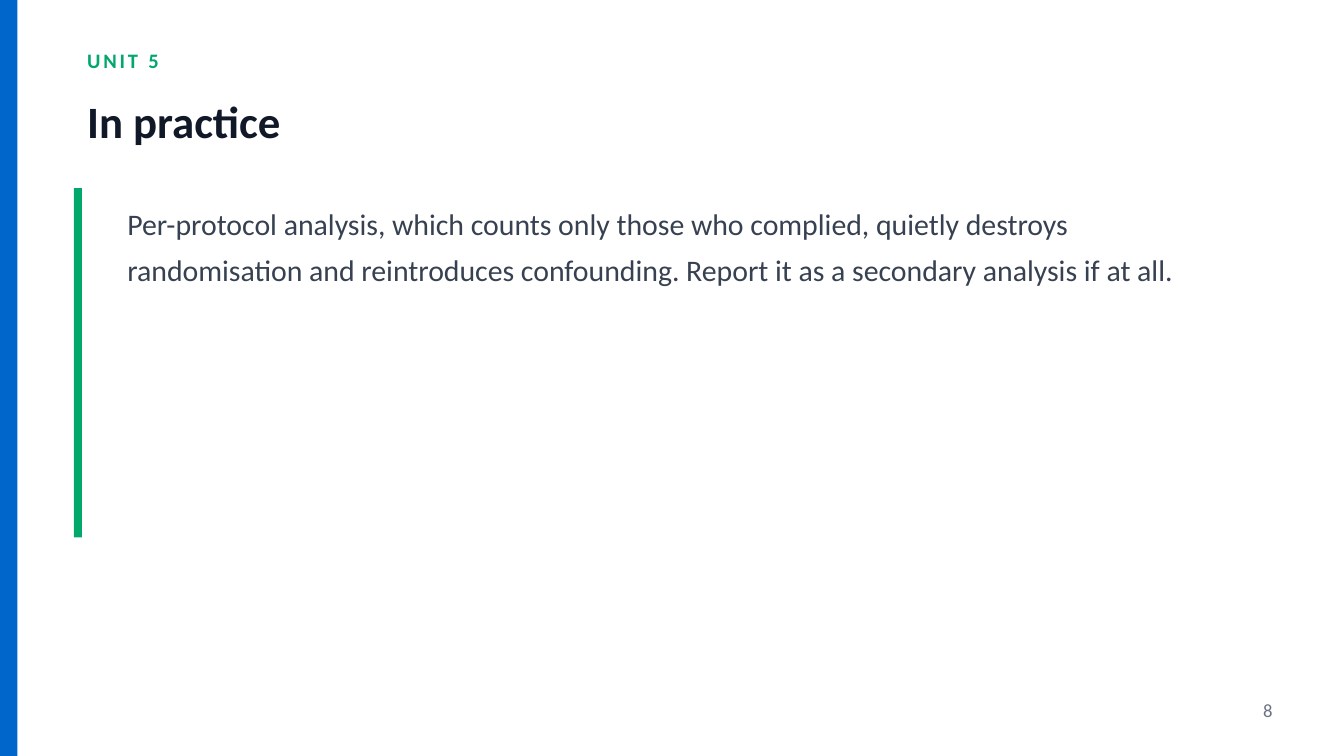
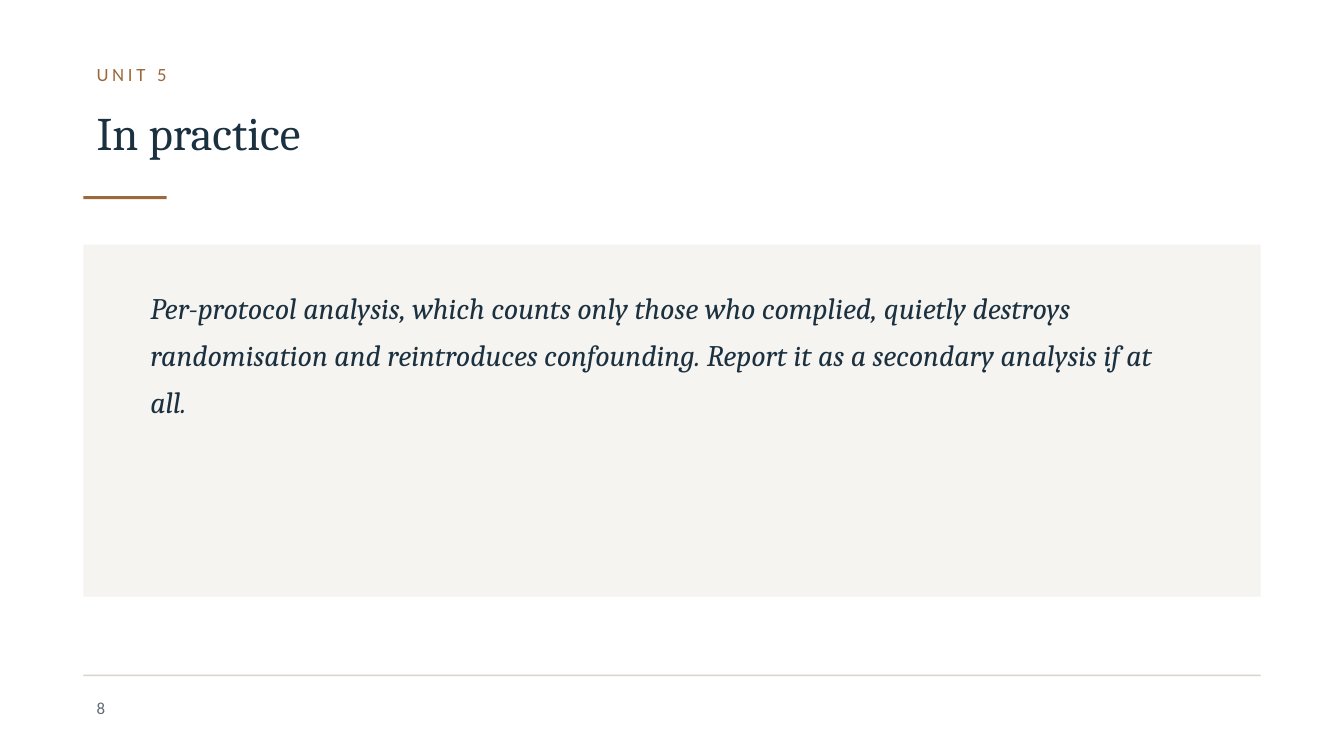
Before and after one commit to JesseAnak7534/ICBB, a slide deck: slide 8 of icbb-website/materials/research-methods/unit-05-slides.pptx. Drawn at 1344x756 pixels with LibreOffice and Linux fonts; fonts in the diff are those of the drawing; background and template pictures are left out. Boxes give left, top, right and bottom in pixels: in the first picture for what was removed or moved away, otherwise in the second. Text is boxed around its words. In the diff, an @@ line names an element or a change of style, - is before the commit and + after.

Commit message:
Ship PowerPoint only for slides, and redesign the materials typography
Two complaints, both fair.

Slides were HTML as well as PowerPoint
- The generator wrote 23 HTML slide decks alongside the .pptx files, so the
  folder looked like a pile of web pages. Slides are now PowerPoint only.
- The HTML used to lay out the PDFs is an intermediate and goes to a scratch
  directory. The generator also deletes anything that is not .pptx or .pdf
  from materials/, so stale formats cannot accumulate.
- materials/ went from 46 files to 23: 11 decks and 12 PDFs.
- The API no longer serves .html at all — serving arbitrary HTML from a path
  parameter was a liability once nothing needed it.

The design looked generated
- Dropped the blue-to-green gradient, the rounded accent bar and the circular
  badges. Title slides are now one solid ink ground with a single bronze rule;
  content slides lead with a serif heading over a short rule.
- Typography is Constantia for reading text and Corbel for labels and tables,
  in the decks and the PDFs alike, so the two formats read as one set.
- Bullets are an en dash rather than a filled disc; tables use hairline rules
  instead of banded fills; the palette is ink and bronze on paper.
- Handouts gained a proper masthead, an italic standfirst and a running foot.

Fonts: web fonts were tried and abandoned. Only a family already in Chrome's
cache rendered — Spectral came through while IBM Plex Sans, Archivo, Source
Sans 3, Work Sans and Karla all silently fell back — so the same source
produced different PDFs on different runs. Constantia and Corbel ship with
Windows and Office, embed into the PDF, and are what the decks use, so the
build is reproducible.

Verified: Constantia and Corbel both embedded in the PDFs; decks pass a full
XML well-formedness check across 100 parts with 48 native bullet paragraphs
and no drawn-shape text.

```diff
--- a/icbb-website/materials/research-methods/unit-05-slides.pptx
+++ b/icbb-website/materials/research-methods/unit-05-slides.pptx
@@ rectangle removed at (0,0,17,756) @@
@@ text "UNIT 5": place and size @@
-text "UNIT 5" at (87,54,158,68)
+text "UNIT 5" at (97,69,166,81)
@@ text "UNIT 5" at (97,69,166,81): size 11 to 10 pt, text colour #00A86B to #9A6A3C, letter spacing 1.5 to 2 pt, bold off @@
@@ text "In practice": place and size @@
-text "In practice" at (87,106,280,145)
+text "In practice" at (97,119,301,160)
@@ text "In practice" at (97,119,301,160): size 24 to 25 pt, font Calibri to Cambria, text colour #111827 to #1C3140, bold off; vertical alignment middle to top @@
@@ rectangle removed at (74,188,82,538) @@
@@ rectangle added at (83,196,167,199), fill #9A6A3C @@
@@ rectangle added at (83,245,1261,597), fill #F6F4F0 @@
@@ text "Per-protocol analysis, which counts only ...": place and size @@
-text "Per-protocol analysis, which counts only ..." at (127,214,1172,286)
+text "Per-protocol analysis, which counts only ..." at (150,298,1151,413)
@@ text "Per-protocol analysis, which counts only ..." at (150,298,1151,413): font Calibri to Cambria, text colour #374151 to #1C3140, italic on; line spacing 1.3 to 1.32 @@
@@ rectangle added at (83,675,1261,676), fill #D8D3CB @@
@@ page number: place and size @@
-page number at (1263,704,1272,717)
+page number at (97,702,106,714)
@@ page number at (97,702,106,714): size 10 to 9 pt, text colour #6B7280 to #5F6B76 @@
```
Also in this commit, not shown: 16 other slides changed, 49 other files.
